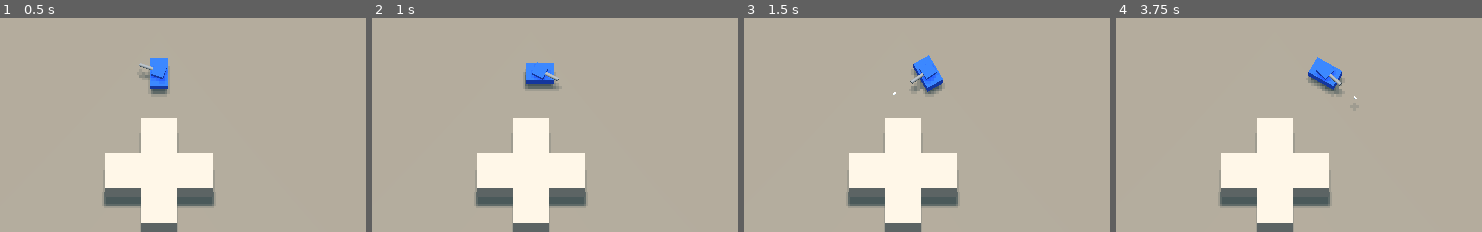
Above: before the commit, frames 1-4 (left to right).
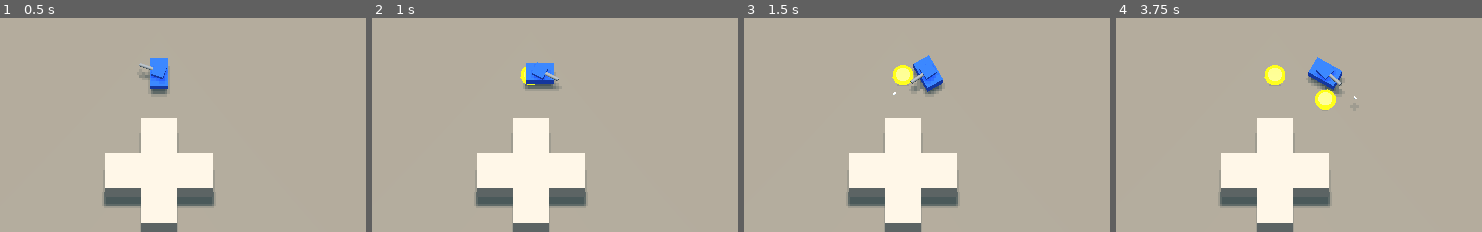
Above: after the commit, the same moments.

Repository: jdrempel/tanks
Game: Godot game, scene res://Main.tscn
The game is run twice, just before and just after one commit, with the same random seed, the same clock (stepped at 60 frames per second) and the same inputs.
Inputs (mouse positions are % of the whole screen's width and height, from its top left):
- Up to frame 1 (0.5 s): no input
- Up to frame 2 (1 s): tap Enter at 0.5 s; move the mouse to (74, 46) at 0.52 s; hold D (move_right) from 0.53 s (still down); right-click (74, 46) at 0.6 s
- Up to frame 3 (1.5 s): move the mouse to (28, 57) at 1.27 s; release D (move_right) at 1.28 s; hold S (move_down) from 1.28 s (still down); click (28, 57) at 1.35 s
- Up to frame 4 (3.75 s): right-click (28, 57) at 1.55 s; move the mouse to (61, 28) at 2.02 s; release S (move_down) at 2.03 s; hold D (move_right) 2.03-2.78 s; right-click (61, 28) at 2.1 s; move the mouse to (45, 73) at 2.77 s; hold W (move_up) 2.78-3.53 s; right-click (45, 73) at 2.85 s; move the mouse to (83, 68) at 3.52 s; hold A (move_left) from 3.53 s (still down); click (83, 68) at 3.6 s
The pictures show only the part of the screen within x 28-78%, y 16-66%; the shares and areas given below are measured in that part.

Frame 1 is identical in both runs. In frame 2, 0.1% of the frame differs, in the area x 40-45%, y 22-32%; in frame 3, 0.4%; in frame 4, 0.9%, in the area x 40-61%, y 21-43%.
Error before the commit: Invalid call. Nonexistent function 'fire' in base 'Nil'. (res://characters/weapons/WeaponController.gd:33)

Commit message:
Add mines

Diff:
--- a/characters/Player.tscn
+++ b/characters/Player.tscn
@@ -7,7 +7,7 @@
 [ext_resource path="res://materials/player1.tres" type="Material" id=5]
 [ext_resource path="res://characters/weapons/WeaponController.gd" type="Script" id=6]
 [ext_resource path="res://characters/weapons/Cannon.tscn" type="PackedScene" id=7]
-[ext_resource path="res://characters/TankExplosion.tscn" type="PackedScene" id=8]
+[ext_resource path="res://characters/weapons/MineLayer.tscn" type="PackedScene" id=8]
 
 [sub_resource type="CapsuleShape" id=1]
 radius = 0.300532
@@ -26,7 +26,7 @@
 radial_segments = 16
 rings = 2
 
-[node name="Player" type="KinematicBody"]
+[node name="Player" type="KinematicBody" groups=["tanks"]]
 transform = Transform( 1, 0, 1.74846e-07, 0, 1, 0, -1.74846e-07, 0, 1, 0, 0, 0 )
 collision_mask = 15
 axis_lock_motion_y = true
@@ -56,11 +56,12 @@
 mesh = SubResource( 4 )
 material/0 = ExtResource( 4 )
 
-[node name="FirePoint" type="Spatial" parent="Body/TurretRoot"]
+[node name="FirePointCannon" type="Spatial" parent="Body/TurretRoot"]
 transform = Transform( 1, 0, 0, 0, 1, 0, 0, 0, 1, 1.76235e-07, 0, -0.671965 )
+
+[node name="FirePointMineLayer" type="Spatial" parent="Body"]
+transform = Transform( 1, 0, 0, 0, 1, 0, 0, 0, 1, 0, -0.194906, 0 )
 
 [node name="WeaponController" type="Node" parent="."]
 script = ExtResource( 6 )
-weapons = [ ExtResource( 7 ) ]
-
-[node name="TankExplosion" parent="." instance=ExtResource( 8 )]
+weapons = [ ExtResource( 7 ), ExtResource( 8 ) ]
--- a/characters/weapons/AbstractWeapon.gd
+++ b/characters/weapons/AbstractWeapon.gd
@@ -29,11 +29,14 @@
 		timer.one_shot = true
 		add_child(timer)
 		timer.connect("timeout", self, "finish_cooldown")
-	fire_point = get_parent().get_parent().find_node("FirePoint")
 
 
 func _fire():
 	pass
+
+
+func set_fire_point(node_name: String):
+	fire_point = find_parent("Player").find_node(node_name)
 
 
 func can_fire() -> bool:
--- a/characters/weapons/Bullet.tscn
+++ b/characters/weapons/Bullet.tscn
@@ -12,7 +12,7 @@
 radius = 0.03
 height = 0.04
 
-[node name="Bullet" type="KinematicBody"]
+[node name="Bullet" type="KinematicBody" groups=["projectiles"]]
 collision_layer = 4
 collision_mask = 15
 axis_lock_motion_y = true
--- a/characters/weapons/Cannon.gd
+++ b/characters/weapons/Cannon.gd
@@ -4,6 +4,8 @@
 func _ready():
 	._ready()
 	is_primary = true
+	var fire_point_name = "FirePointCannon"
+	set_fire_point(fire_point_name)
 
 
 func _fire():
--- a/characters/weapons/Cannon.tscn
+++ b/characters/weapons/Cannon.tscn
@@ -7,3 +7,4 @@
 script = ExtResource( 1 )
 ordnance = ExtResource( 2 )
 cooldown_time = 0.1
+is_primary = true
--- /dev/null
+++ b/characters/weapons/Mine.gd
@@ -0,0 +1,20 @@
+extends Spatial
+
+
+func initialize():
+	pass
+
+
+func _on_ProjectileDetectArea_body_entered(body):
+	if body.is_in_group("projectiles"):
+		print("projectile entered")
+
+
+func _on_TankDetectArea_body_entered(body):
+	if body.is_in_group("tanks"):
+		print("tank entered")
+
+
+func _on_SetupTimer_timeout():
+	$TankDetectArea/TankCollision.disabled = false
+	$ProjectileDetectArea/ProjectileCollision.disabled = false
--- /dev/null
+++ b/characters/weapons/Mine.tscn
@@ -0,0 +1,54 @@
+[gd_scene load_steps=6 format=2]
+
+[ext_resource path="res://materials/mine_idle.tres" type="Material" id=1]
+[ext_resource path="res://characters/weapons/Mine.gd" type="Script" id=2]
+
+[sub_resource type="CylinderMesh" id=1]
+top_radius = 0.2
+bottom_radius = 0.3
+height = 0.1
+radial_segments = 12
+rings = 1
+
+[sub_resource type="CylinderShape" id=3]
+radius = 2.0
+height = 1.5
+
+[sub_resource type="CylinderShape" id=2]
+radius = 0.3
+height = 1.5
+
+[node name="Mine" type="Spatial"]
+script = ExtResource( 2 )
+
+[node name="MeshInstance" type="MeshInstance" parent="."]
+transform = Transform( 1, 0, 0, 0, 1, 0, 0, 0, 1, 0, 0.0498589, 0 )
+mesh = SubResource( 1 )
+material/0 = ExtResource( 1 )
+
+[node name="TankDetectArea" type="Area" parent="."]
+collision_layer = 4
+collision_mask = 3
+monitorable = false
+
+[node name="TankCollision" type="CollisionShape" parent="TankDetectArea"]
+transform = Transform( 1, 0, 0, 0, 1, 0, 0, 0, 1, 0, 0.75, 0 )
+shape = SubResource( 3 )
+disabled = true
+
+[node name="ProjectileDetectArea" type="Area" parent="."]
+collision_layer = 4
+collision_mask = 4
+
+[node name="ProjectileCollision" type="CollisionShape" parent="ProjectileDetectArea"]
+transform = Transform( 1, 0, 0, 0, 1, 0, 0, 0, 1, 0, 0.75, 0 )
+shape = SubResource( 2 )
+disabled = true
+
+[node name="SetupTimer" type="Timer" parent="."]
+one_shot = true
+autostart = true
+
+[connection signal="body_entered" from="TankDetectArea" to="." method="_on_TankDetectArea_body_entered"]
+[connection signal="body_entered" from="ProjectileDetectArea" to="." method="_on_ProjectileDetectArea_body_entered"]
+[connection signal="timeout" from="SetupTimer" to="." method="_on_SetupTimer_timeout"]
--- /dev/null
+++ b/characters/weapons/MineLayer.gd
@@ -0,0 +1,20 @@
+extends AbstractWeapon
+
+
+func _ready():
+	._ready()
+	is_secondary = true
+	var fire_point_name = "FirePointMineLayer"
+	set_fire_point(fire_point_name)
+
+
+func _fire():
+	if can_fire():
+		var mine = ordnance.instance()
+		mine.global_transform = fire_point.global_transform
+		var scene_root = get_tree().get_root().get_children()[0]
+		mine.initialize()
+		scene_root.add_child(mine)
+		mine.connect("tree_exited", self, "subtract_live_round")
+		live_rounds += 1
+		start_cooldown()
--- /dev/null
+++ b/characters/weapons/MineLayer.tscn
@@ -0,0 +1,11 @@
+[gd_scene load_steps=3 format=2]
+
+[ext_resource path="res://characters/weapons/MineLayer.gd" type="Script" id=1]
+[ext_resource path="res://characters/weapons/Mine.tscn" type="PackedScene" id=2]
+
+[node name="MineLayer" type="Node"]
+script = ExtResource( 1 )
+ordnance = ExtResource( 2 )
+cooldown_time = 2.0
+max_live_rounds = 2
+is_secondary = true
--- a/characters/weapons/WeaponController.gd
+++ b/characters/weapons/WeaponController.gd
@@ -30,4 +30,4 @@
 		active_primary._fire()
 
 	if Input.is_action_just_pressed("fire_secondary"):
-		active_secondary.fire()
+		active_secondary._fire()
--- /dev/null
+++ b/materials/mine_idle.tres
@@ -0,0 +1,14 @@
+[gd_resource type="SpatialMaterial" format=2]
+
+[resource]
+albedo_color = Color( 0.956863, 0.941176, 0, 1 )
+metallic_specular = 1.0
+roughness = 0.4
+emission_enabled = true
+emission = Color( 0.392157, 0.34902, 0.00784314, 1 )
+emission_energy = 1.0
+emission_operator = 0
+emission_on_uv2 = false
+clearcoat_enabled = true
+clearcoat = 1.0
+clearcoat_gloss = 0.5
